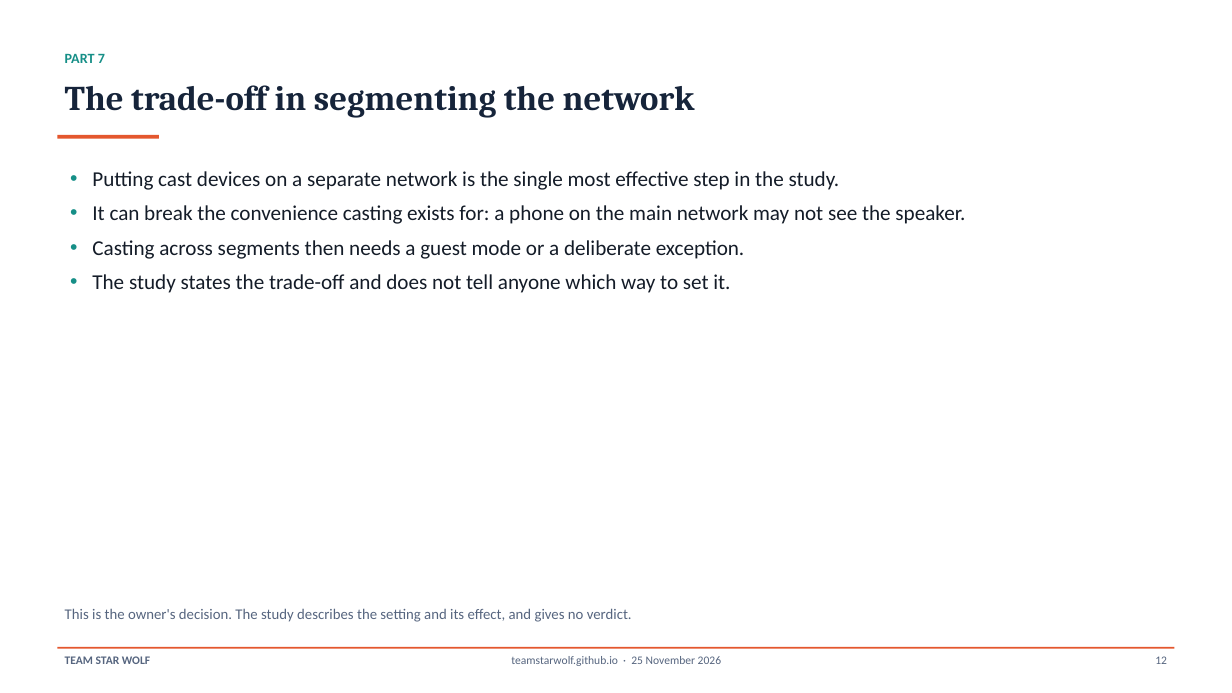
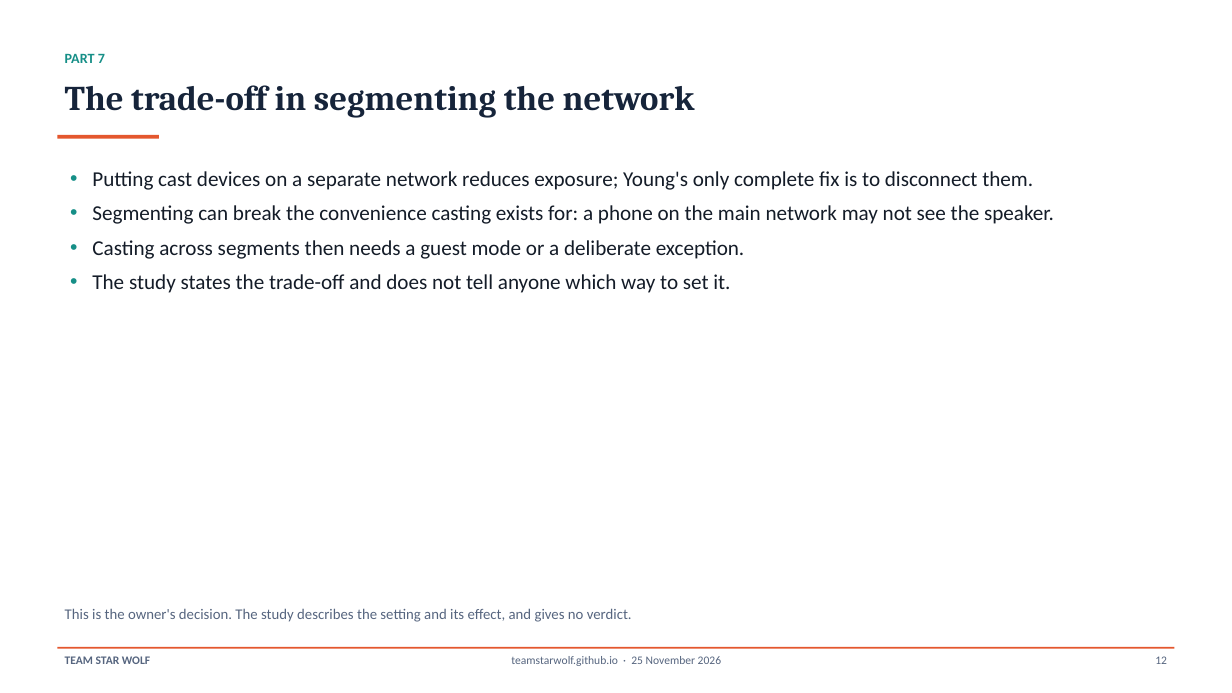
Before and after one commit to TeamStarWolf/TeamStarWolf, a slide deck: slide 12 of case-studies/slides/Casting_Home_Network_Case_Study.pptx. Drawn at 1232x693 pixels with LibreOffice and Linux fonts; fonts in the diff are those of the drawing. Boxes give left, top, right and bottom in pixels: in the first picture for what was removed or moved away, otherwise in the second. Text is boxed around its words. In the diff, an @@ line names an element or a change of style, - is before the commit and + after.

```diff
--- a/case-studies/slides/Casting_Home_Network_Case_Study.pptx
+++ b/case-studies/slides/Casting_Home_Network_Case_Study.pptx
@@ text at bbox=[92, 171, 1054, 224]: text changed @@
-• Putting cast devices on a separate network is the single most effective step in the study.
-• It can break the convenience casting exists for: a phone on the main network may not see the speaker.
+• Putting cast devices on a separate network reduces exposure; Young's only complete fix is to disconnect them.
+• Segmenting can break the convenience casting exists for: a phone on the main network may not see the speaker.
```
Also in this commit, not shown: 11 other slides changed, 12 other files.
